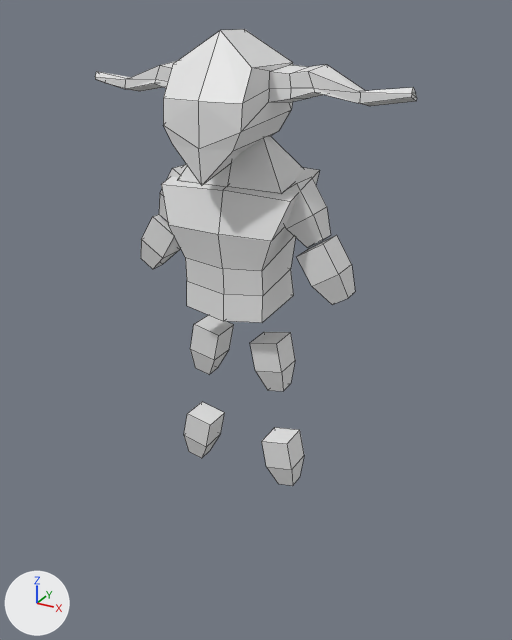
One commit to the Blender file design_stuff/goblin.blend: the scene before it, then after it.
Before and after are seen from a 50 mm lens placed at (0.308, -0.531, 0.589), pointed at (0.015, 0.002, 0.322). The axes (+X, +Y, +Z) are drawn at lower left. The lights are the same throughout. Mesh edges are drawn as thin lines.
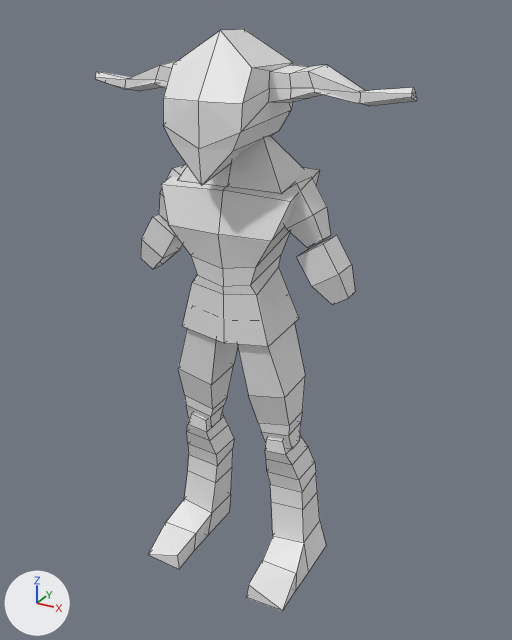
Where the change shows, as pixel boxes [x1, y1, x2, y2] in the pictures (512 x 640 px):
'Cube', reshaped (27% taller)
    before: [95, 29, 417, 486]
    after: [95, 29, 417, 611]
part 1 of me_cube_001, built on
    before: [169, 225, 304, 486]
    after: [148, 225, 326, 611]

Diff of the bpy script that builds the scene:
```diff
--- a/design_stuff/goblin.blend.py
+++ b/design_stuff/goblin.blend.py
@@ me_cube_001 @@
 # used by ob_cube; location = (0.0, 0.0, 0.161)
-me_cube_001.from_pydata(...)  # 122 vertices, 100 faces; spans x 0.0..0.148, y -0.064..0.042, z -0.007..0.412
+me_cube_001.from_pydata(...)  # 161 vertices, 139 faces; spans x 0.0..0.148, y -0.065..0.042, z -0.109..0.412
+# me_cube_001 part 1
+# 4 vertices are removed from x 0.023..0.05, y -0.014..0.014, z 0.117..0.123
+# 17 faces are deleted
+# 29 vertices move from x 0.0..0.063, y -0.032..0.034, z -0.007..0.24 to x 0.0..0.081, y -0.032..0.038, z -0.108..0.243
+# 43 vertices are added at x 0.0..0.081, y -0.065..0.035, z -0.109..0.22
+# 56 new faces join them
```
